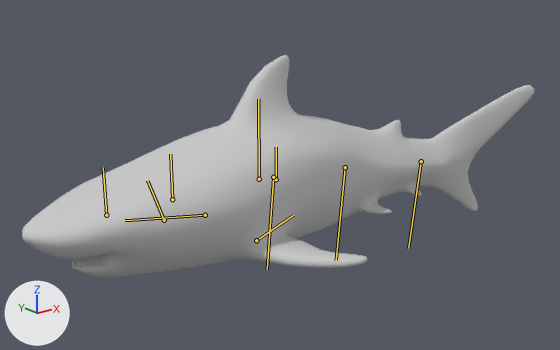
The FBX model Assets/Resources/Asset/Shark2.FBX, before and after one commit.
Before and after are seen from a camera (50 mm lens) standing at (-897.0, -1133.0, 461.0) and looking at (57.0, 60.0, -16.0). The axes (+X, +Y, +Z) are drawn at lower left. The lights are the same throughout. Both versions are drawn at frame 153 of the action 'Take 001'; the numbers are the values there. The bones that bend it are drawn over the model as lines.

Names of what the first picture shows: 'Shark'.
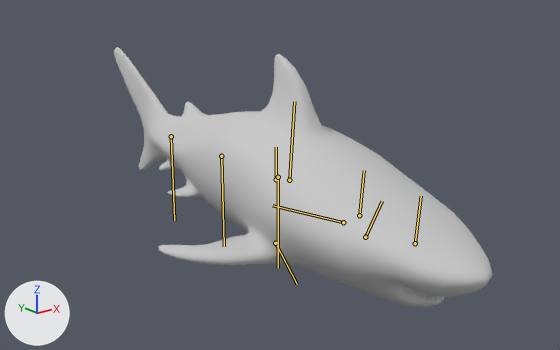
What the commit changed:
Bone 'Bone016' (bone_bone016) turns from (0, -180, 0) to (0, 0, 0) degrees about its own x, y and z.
Bone 'Bone001' (bone_bone001) moves from (47.0, -2.0, -42.0) to (89.0, -1.0, 0.0).
Bone 'Bone001' (bone_bone001) turns from (-1, 90, 0) to (0, 0, -4) degrees about its own x, y and z.
Bone 'Bone005' (bone_bone005) moves from (-82.0, 1.0, -7.0) to (-89.0, 1.0, 0.0).
Bone 'Bone005' (bone_bone005) turns from (-90, -85, 93) to (0, 0, 3) degrees about its own x, y and z.
Bone 'Bone006' (bone_bone006) turns from (1, 8, -3) to (0, 0, -3) degrees about its own x, y and z.
Bone 'Bone007' (bone_bone007) turns from (1, 16, -3) to (0, 0, -3) degrees about its own x, y and z.

Where the change shows, as pixel boxes (x1, y1, x2, y2) in the pictures (560 x 350 px):
'Shark', posed (26% narrower, 17% taller)
    before: (22, 55, 535, 277)
    after: (114, 47, 492, 307)
bone 'Bone001', root to tip
    before: (259, 179) to (258, 99)
    after: (289, 180) to (294, 101)
bone 'Bone005', root to tip
    before: (273, 177) to (267, 269)
    after: (278, 177) to (278, 268)
bone 'Bone006', root to tip
    before: (345, 167) to (336, 260)
    after: (221, 156) to (224, 246)
bone 'Bone007', root to tip
    before: (421, 161) to (408, 248)
    after: (171, 136) to (174, 220)
